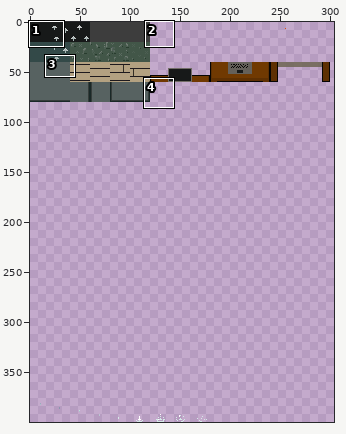
Two states of a sprite sheet, art/tiles.png. Above: a wide view before the commit, with the close-up outlined.
Close-up. Earlier state:
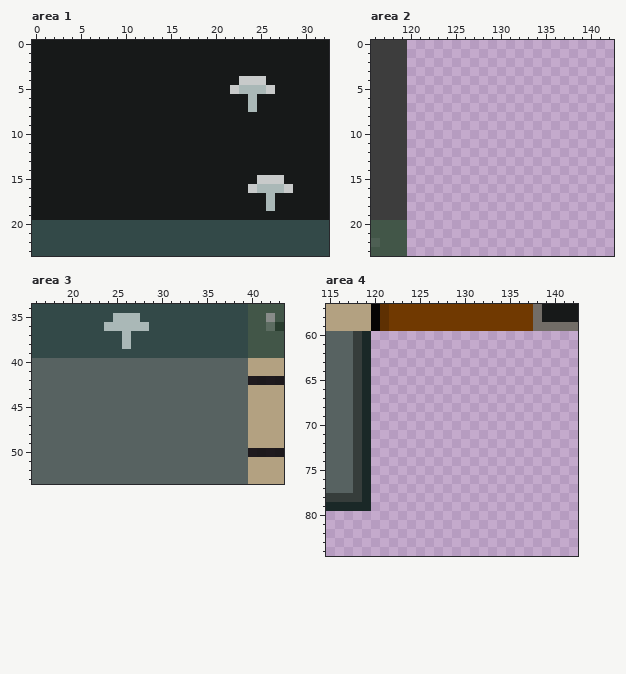
The file is 400x400 pixels. Colours within 5 levels of each other are drawn and written as one. Shown: area 1: x 0..32, y 0..23; area 2: x 116..142, y 0..23; area 3: x 16..43, y 34..53; area 4: x 115..142, y 57..84. The wide view leaves out empty margins. The commit also changed other parts of the picture, which this record leaves out.
Once edited:
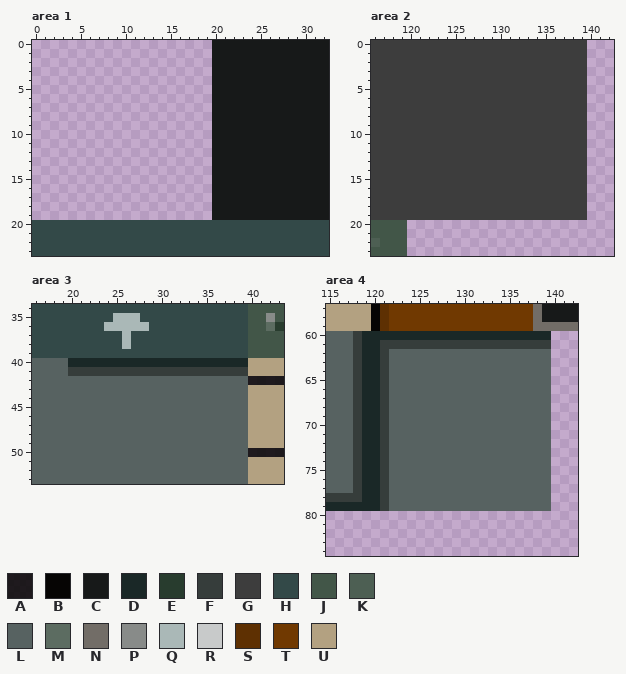
Palette (. is transparent): A #060504de  B #060504  C #171919  D #1a2827  E #283c2e  F #363d3b  G #3d3d3d  H #334948  J #425648  K #4d5f53  L #576261  M #5c6c61  N #726d67  P #888b89  Q #aab8b7  R #c8caca  S #5e3002  T #703901  U #b3a181
The exact change:
Area 1:
The edit turns colour Q into colour C in row 5 at x 23 to 25; in rows 6 to 7 at x 24; in row 16 at x 25 to 27; in rows 17 to 18 at x 26.
The edit turns colour R into colour C in row 4 at x 23 to 25; in row 5 at x 22 and 26; in row 15 at x 25 to 27; in row 16 at x 24 and 28.
Colour C is gone in rows 0 to 19 at x 0 to 19.
Area 2:
There is now colour G in rows 0 to 19 at x 120 to 139.
Area 3:
The edit turns colour L into colour D in row 40 at x 20 to 39.
The edit turns colour L into colour F in row 41 at x 20 to 39.
Area 4:
There is now colour D in row 60 at x 120 to 139; in rows 61 to 79 at x 120.
There is now colour F in row 61 at x 121 to 139; in rows 62 to 79 at x 121.
There is now colour L in rows 62 to 79 at x 122 to 139.
Boxes around the changes in both close-ups, in picture pixels (x1, y1, x2, y2):
changed: (32, 40, 293, 220)
added: (407, 40, 587, 220)
changed: (68, 358, 248, 376)
added: (371, 331, 551, 511)
